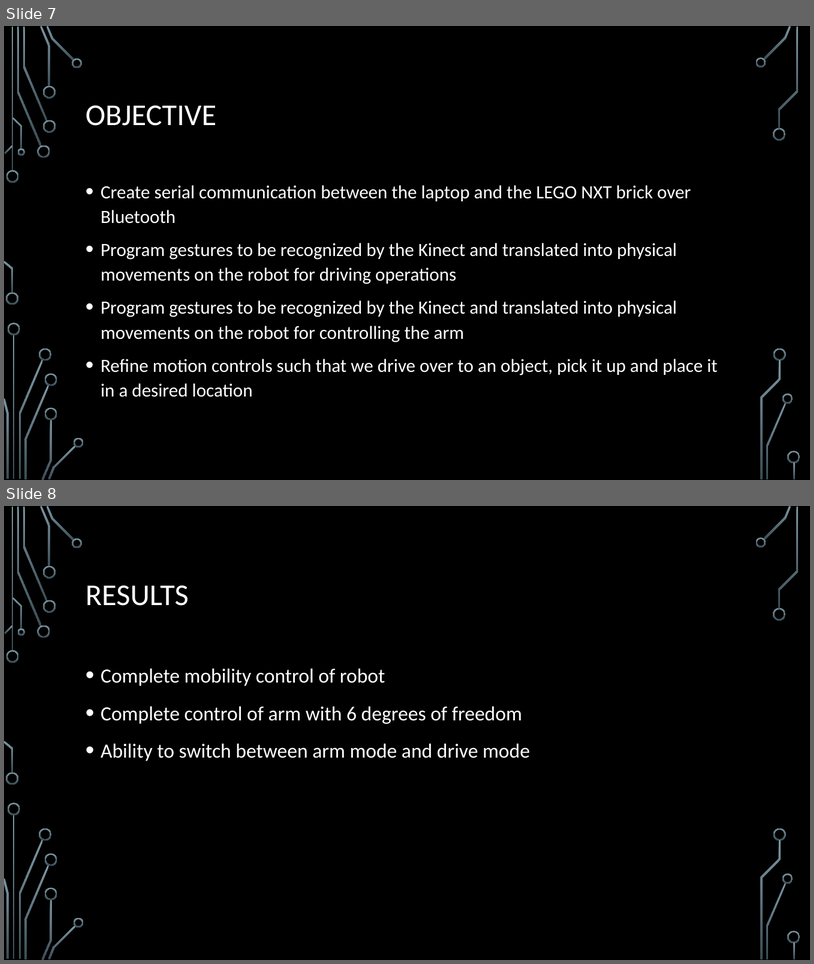
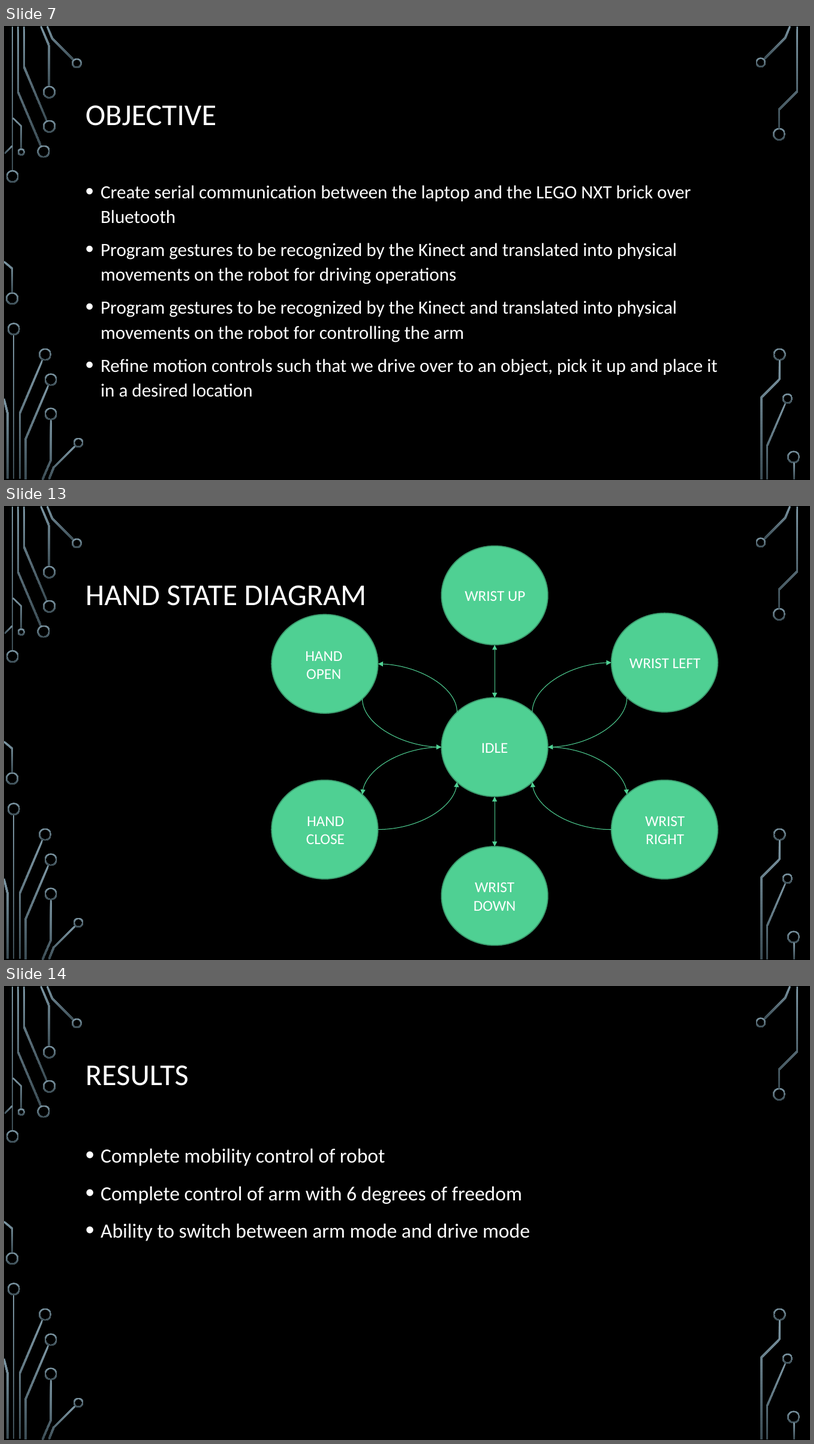
Before and after one commit to vernonrj/robotics-kinect, a slide deck: Nixon Bohr.pptx. Shown one above the other, each under a label of ours: slides 7 and 8 before the commit, slides 7, 13 and 14 after it; the slides between them are not shown. The pictures are 814x964 and 814x1444 pixels, drawn with LibreOffice and Linux fonts; fonts in the diff are those of the drawing; background and template pictures are left out. Boxes give left, top, right and bottom in pixels: in the first picture for what was removed or moved away, otherwise in the second. Text is boxed around its words. In the diff, an @@ line names an element or a change of style, - is before the commit and + after.

```diff
--- a/Nixon Bohr.pptx
+++ b/Nixon Bohr.pptx
@@ slide 13 added at box(4, 506, 810, 960), background picture (left out); not listed: 36 template elements that a slide beside it also shows @@
@@ ellipse added at box(442, 546, 548, 645), fill #4FD093, outline #3A9A6D 1.25 pt @@
@@ title added at box(86, 585, 367, 606), 36 pt, text #FFFFFF @@
+HAND STATE DIAGRAM
@@ text added at box(465, 591, 525, 601), 18 pt, text #FFFFFF @@
+WRIST UP
@@ ellipse added at box(612, 613, 719, 712), fill #4FD093, outline #3A9A6D 1.25 pt @@
@@ ellipse added at box(272, 614, 378, 713), fill #4FD093, outline #3A9A6D 1.25 pt @@
@@ double arrow added from (495, 645) to (495, 698), #4FD093 0.75 pt @@
@@ text added at box(305, 651, 342, 679), 18 pt, text #FFFFFF @@
+HAND OPEN
@@ curved arrow added from (457, 712) to (378, 664), #4FD093 0.75 pt @@
@@ curved arrow added from (533, 712) to (612, 663), #4FD093 0.75 pt @@
@@ text added at box(630, 658, 701, 668), 18 pt, text #FFFFFF @@
+WRIST LEFT
@@ curved arrow added from (363, 699) to (442, 747), #4FD093 0.75 pt @@
@@ ellipse added at box(442, 698, 548, 796), fill #4FD093, outline #3A9A6D 1.25 pt @@
@@ curved arrow added from (628, 697) to (548, 747), #4FD093 0.75 pt @@
@@ curved arrow added from (442, 747) to (363, 795), #4FD093 0.75 pt @@
@@ text added at box(482, 743, 509, 753), 18 pt, text #FFFFFF @@
+IDLE
@@ curved arrow added from (548, 747) to (628, 795), #4FD093 0.75 pt @@
@@ ellipse added at box(272, 780, 378, 879), fill #4FD093, outline #3A9A6D 1.25 pt @@
@@ curved arrow added from (378, 829) to (457, 782), #4FD093 0.75 pt @@
@@ curved arrow added from (612, 829) to (533, 782), #4FD093 0.75 pt @@
@@ ellipse added at box(612, 780, 719, 879), fill #4FD093, outline #3A9A6D 1.25 pt @@
@@ double arrow added from (495, 796) to (495, 846), #4FD093 0.75 pt @@
@@ text added at box(306, 816, 345, 844), 18 pt, text #FFFFFF @@
+HAND CLOSE
@@ text added at box(645, 816, 685, 844), 18 pt, text #FFFFFF @@
+WRIST RIGHT
@@ ellipse added at box(442, 846, 548, 945), fill #4FD093, outline #3A9A6D 1.25 pt @@
@@ text added at box(474, 882, 516, 910), 18 pt, text #FFFFFF @@
+WRIST DOWN
@@ what was slide 8 is now slide 14 @@
```
Also in this commit, not shown: 1 slide changed, 5 other slides added.
